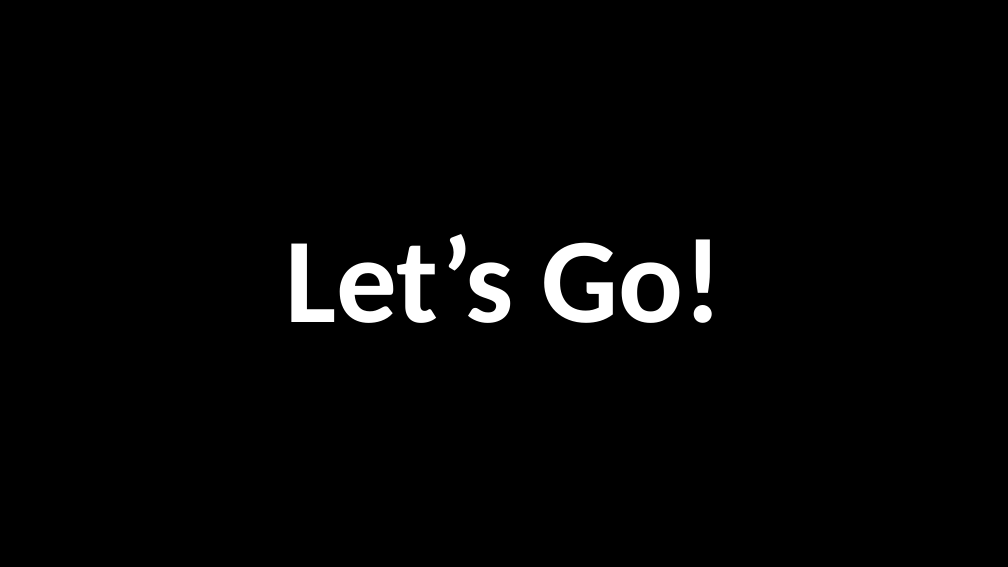
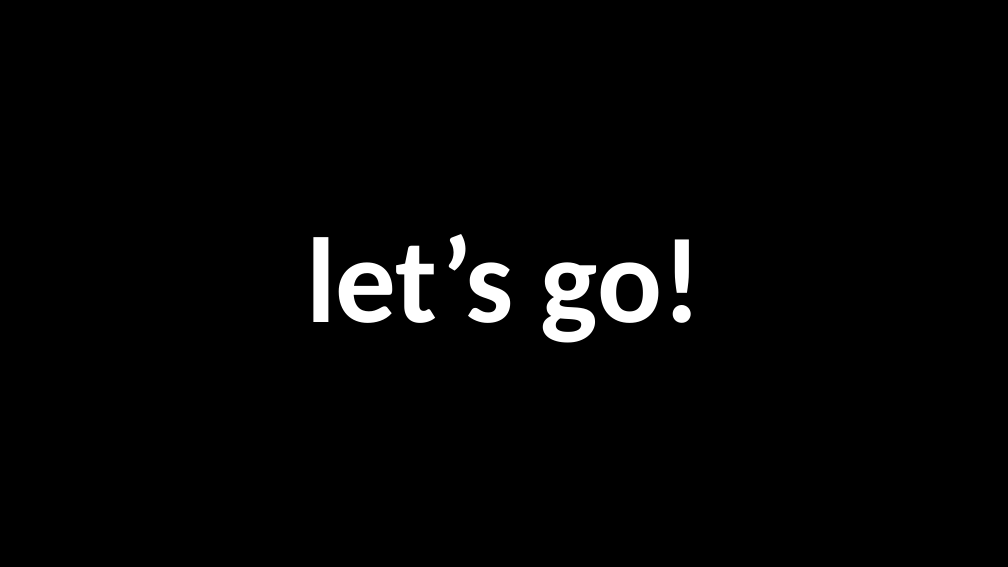
Before and after one commit to nicklalone/CIST_2500, a slide deck: slide 8 of ppts/06 - Tuesday.pptx (slide 3 before the commit). Drawn at 1008x567 pixels with LibreOffice and Linux fonts; fonts in the diff are those of the drawing. Boxes give left, top, right and bottom in pixels: in the first picture for what was removed or moved away, otherwise in the second. Text is boxed around its words. In the diff, an @@ line names an element or a change of style, - is before the commit and + after.

```diff
--- a/ppts/06 - Tuesday.pptx
+++ b/ppts/06 - Tuesday.pptx
@@ title at [306, 234, 701, 343]: text changed @@
-Let’s Go!
+let’s go!
```
Also in this commit, not shown: 5 other slides changed, 5 slides added, 2 other files.
